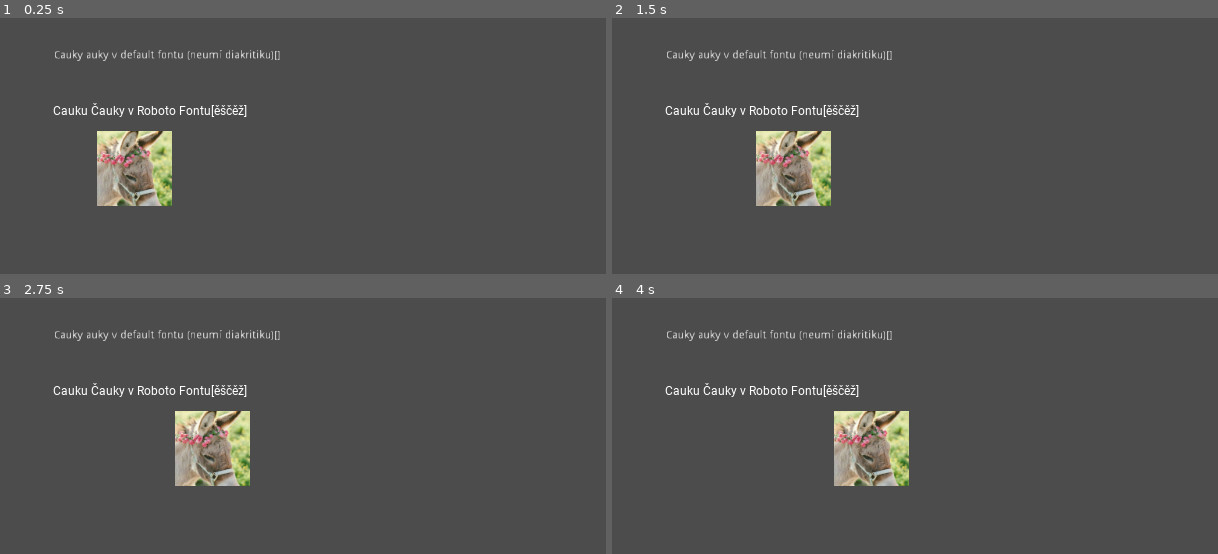
Above: before the commit, frames 1-4 (two rows, left to right).
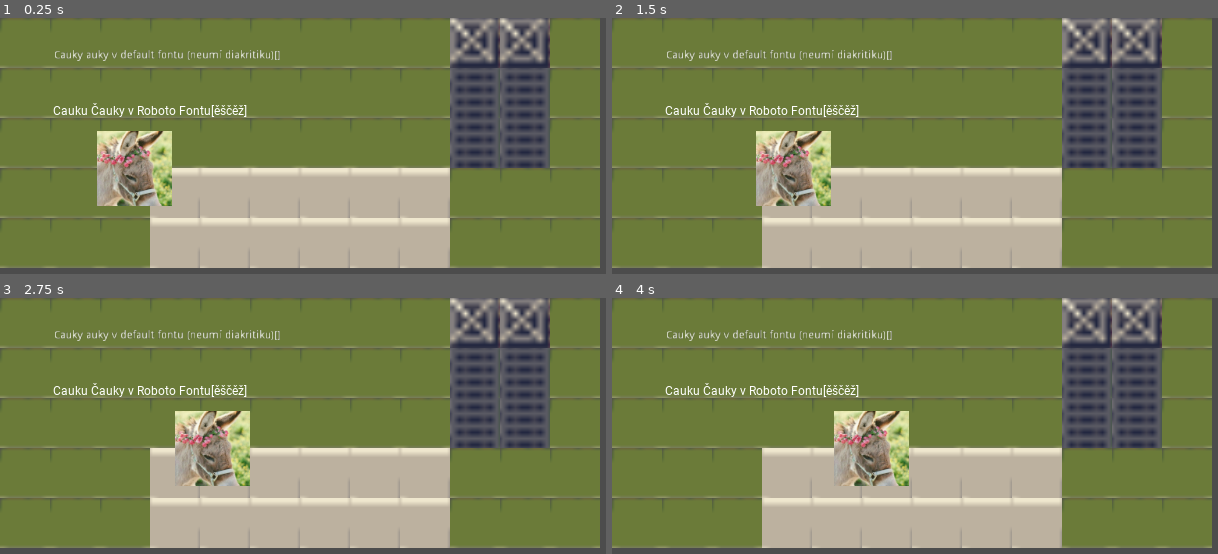
Above: after the commit, the same moments.

Repository: allemansratten/sos
Game: Godot game, scene res://scenes/game.tscn
Same seed, same stepped clock (60 frames per second), same inputs: the game is played once before the commit and once after it.
Inputs:
- Up to frame 1 (0.25 s): no input
- Up to frame 2 (1.5 s): tap Enter at 1.25 s
- Up to frame 3 (2.75 s): no input
- Up to frame 4 (4 s): tap Space at 2.75 s

The runs differ from the first frame. In frame 1, 85% of the frame differs, in the area x 0-100%, y 0-98%; in frame 2, 85%; in frame 3, 85%; in frame 4, 85%.

Commit message:
Přidat Partnera do hlavní scény

Diff:
--- a/scenes/Map.tscn
+++ b/scenes/Map.tscn
@@ -80,7 +80,7 @@
 2/z_index = 0
 
 [node name="Map" type="Node2D"]
-scale = Vector2( 2, 2 )
+scale = Vector2( 8, 8 )
 
 [node name="BackgroundTileMap" type="TileMap" parent="."]
 tile_set = SubResource( 1 )
--- a/scenes/game.tscn
+++ b/scenes/game.tscn
@@ -1,16 +1,19 @@
-[gd_scene load_steps=7 format=2]
+[gd_scene load_steps=8 format=2]
 
 [ext_resource path="res://fonts/Roboto-Regular.ttf" type="DynamicFontData" id=1]
 [ext_resource path="res://scripts/klikaci_skript.gd" type="Script" id=2]
 [ext_resource path="res://scripts/partner_driver.gd" type="Script" id=3]
 [ext_resource path="res://scripts/gamescene_root.gd" type="Script" id=4]
 [ext_resource path="res://scenes/partner.tscn" type="PackedScene" id=5]
+[ext_resource path="res://scenes/Map.tscn" type="PackedScene" id=6]
 
 [sub_resource type="DynamicFont" id=1]
 font_data = ExtResource( 1 )
 
 [node name="GameScene" type="Node2D"]
 script = ExtResource( 4 )
+
+[node name="Map" parent="." instance=ExtResource( 6 )]
 
 [node name="RichTextLabel" type="RichTextLabel" parent="."]
 margin_left = 69.0
--- a/scenes/partner.tscn
+++ b/scenes/partner.tscn
@@ -1,10 +1,17 @@
-[gd_scene load_steps=3 format=2]
+[gd_scene load_steps=4 format=2]
 
 [ext_resource path="res://scripts/partner.gd" type="Script" id=1]
 [ext_resource path="res://resources/donkey.png" type="Texture" id=2]
+
+[sub_resource type="RectangleShape2D" id=1]
+extents = Vector2( 48, 48 )
 
 [node name="Partner" type="Area2D"]
 script = ExtResource( 1 )
 
 [node name="Sprite" type="Sprite" parent="."]
 texture = ExtResource( 2 )
+
+[node name="CollisionShape2D" type="CollisionShape2D" parent="."]
+position = Vector2( 0, 1 )
+shape = SubResource( 1 )
